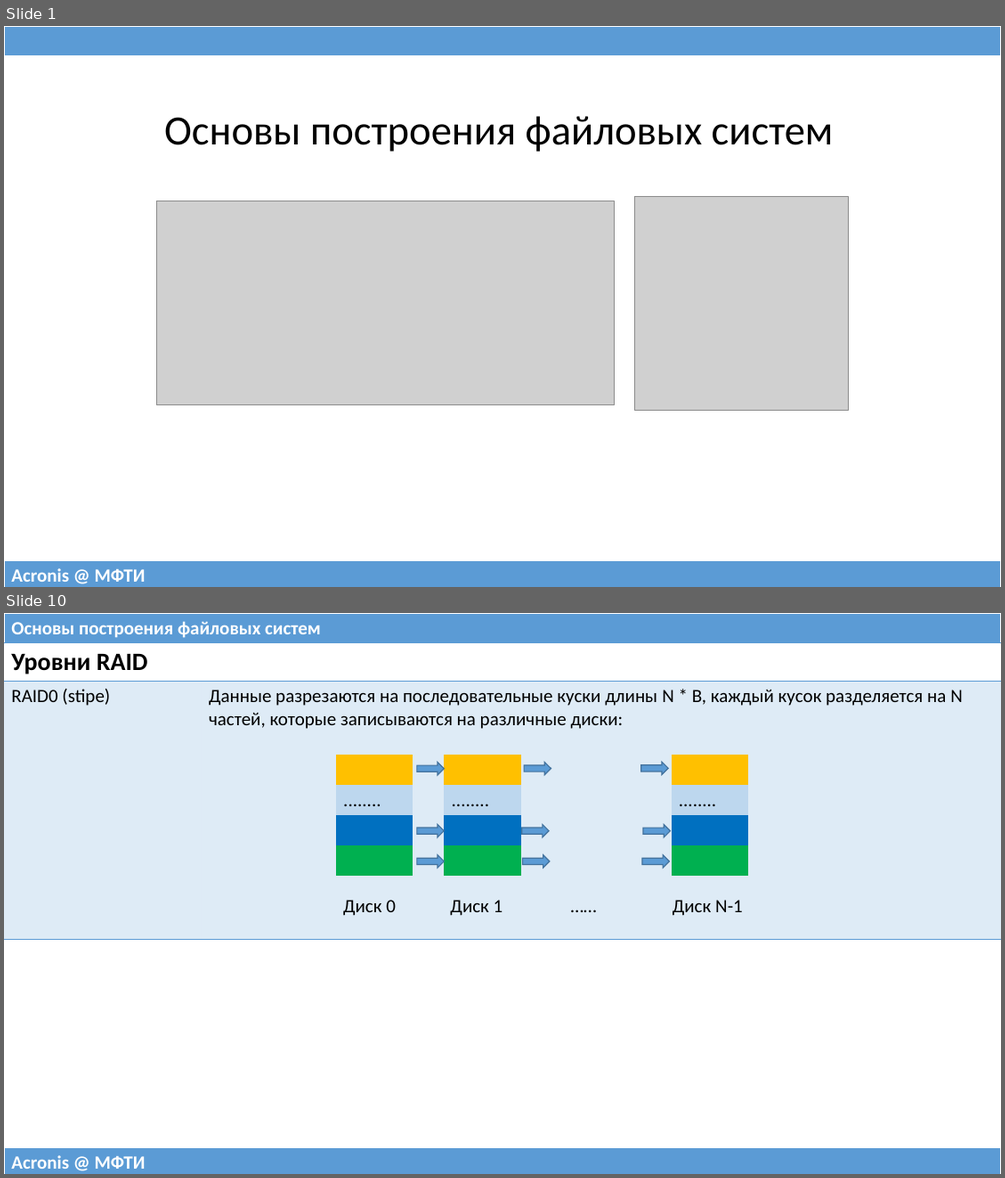
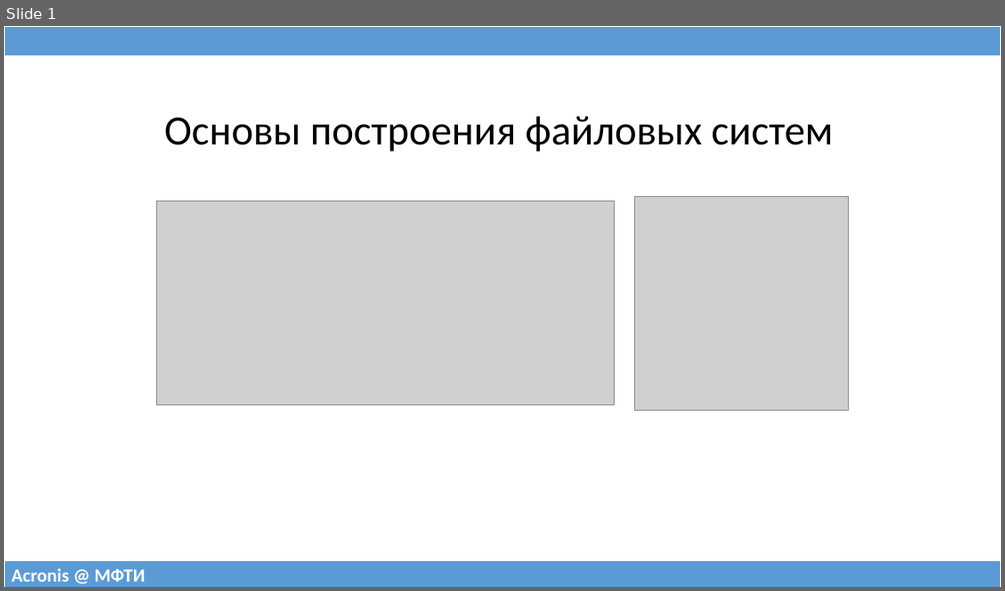
Before and after one commit to 75cc8545e7b021ed280ed0ef99fc7fc4/filesystems-101, a slide deck: talks/src/class08.pptx. Shown one above the other, each under a label of ours: slides 1 and 10 before the commit, slide 1 after it; the slides between them are not shown. The pictures are 1005x1178 and 1005x591 pixels, drawn with LibreOffice and Linux fonts; fonts in the diff are those of the drawing; grey boxes stand for pictures. Boxes give left, top, right and bottom in pixels: in the first picture for what was removed or moved away, otherwise in the second. Text is boxed around its words. In the diff, an @@ line names an element or a change of style, - is before the commit and + after.

```diff
--- a/talks/src/class08.pptx
+++ b/talks/src/class08.pptx
@@ slide 10 removed at (x1=4, y1=613, x2=1001, y2=1174), background #FFFFFF @@
@@ table removed at (x1=4, y1=613, x2=1001, y2=643), 1 rows, 1 columns @@
-Основы построения файловых систем
@@ table removed at (x1=4, y1=643, x2=1001, y2=934), 2 rows, 2 columns @@
-Уровни RAID | 
-RAID0 (stipe) | Данные разрезаются на последовательные куски длины N * B, каждый кусок разделяется на N частей, которые записываются на различные диски:
@@ table removed at (x1=336, y1=755, x2=413, y2=876), 4 rows, 1 columns @@
-
-........
-
-
@@ right arrow removed at (x1=417, y1=762, x2=444, y2=774) @@
@@ table removed at (x1=444, y1=755, x2=521, y2=876), 4 rows, 1 columns @@
-
-........
-
-
@@ right arrow removed at (x1=524, y1=762, x2=550, y2=774) @@
@@ right arrow removed at (x1=641, y1=762, x2=668, y2=774) @@
@@ table removed at (x1=671, y1=755, x2=748, y2=876), 4 rows, 1 columns @@
-
-........
-
-
@@ right arrow removed at (x1=417, y1=825, x2=444, y2=837) @@
@@ right arrow removed at (x1=521, y1=825, x2=549, y2=837) @@
@@ right arrow removed at (x1=643, y1=825, x2=671, y2=837) @@
@@ right arrow removed at (x1=417, y1=854, x2=444, y2=868) @@
@@ right arrow removed at (x1=522, y1=854, x2=550, y2=868) @@
@@ right arrow removed at (x1=643, y1=854, x2=670, y2=868) @@
@@ text removed at (x1=343, y1=900, x2=743, y2=916) @@
-Диск 0 Диск 1 …… Диск N-1
@@ table removed at (x1=4, y1=1147, x2=1001, y2=1174), 1 rows, 1 columns @@
-Acronis @ МФТИ
```
Also in this commit, not shown: 1 slide changed, 29 slides added, 23 other slides removed, 1 other file.
